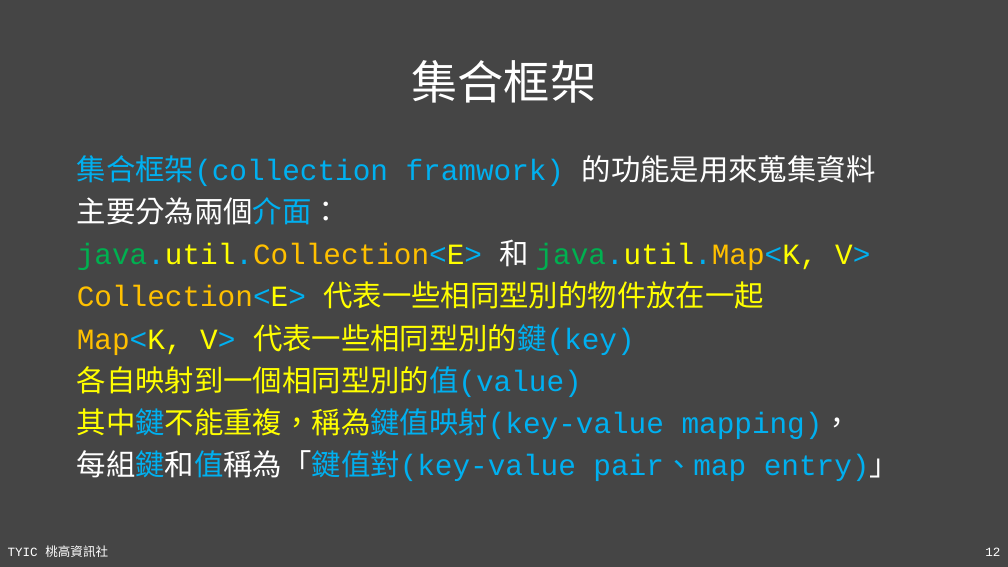
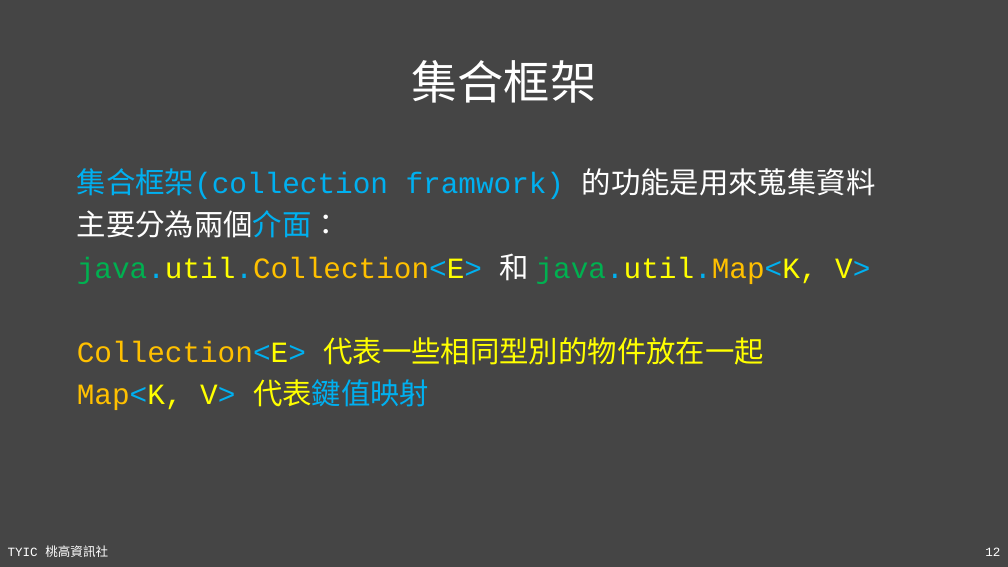
Before and after one commit to TYSHIC/slides, a slide deck: slide 12 of ppt/14_工具類別(2).pptx. Drawn at 1008x567 pixels with LibreOffice and Linux fonts; fonts in the diff are those of the drawing. Boxes give left, top, right and bottom in pixels: in the first picture for what was removed or moved away, otherwise in the second. Text is boxed around its words. In the diff, an @@ line names an element or a change of style, - is before the commit and + after.

```diff
--- a/ppt/14_工具類別(2).pptx
+++ b/ppt/14_工具類別(2).pptx
@@ text "集合框架(collection framwork) 的功能是用來蒐集資料": place and size @@
-text "集合框架(collection framwork) 的功能是用來蒐集資料" at bbox=[77, 155, 899, 481]
+text "集合框架(collection framwork) 的功能是用來蒐集資料" at bbox=[77, 168, 876, 410]
@@ text at bbox=[77, 379, 429, 410]: text changed @@
-Map<K, V> 代表一些相同型別的鍵(key)
-各自映射到一個相同型別的值(value)
-其中鍵不能重複，稱為鍵值映射(key-value mapping)，
-每組鍵和值稱為「鍵值對(key-value pair、map entry)」
+Map<K, V> 代表鍵值映射
```
Also in this commit, not shown: 1 other slide changed, 13 other files.
